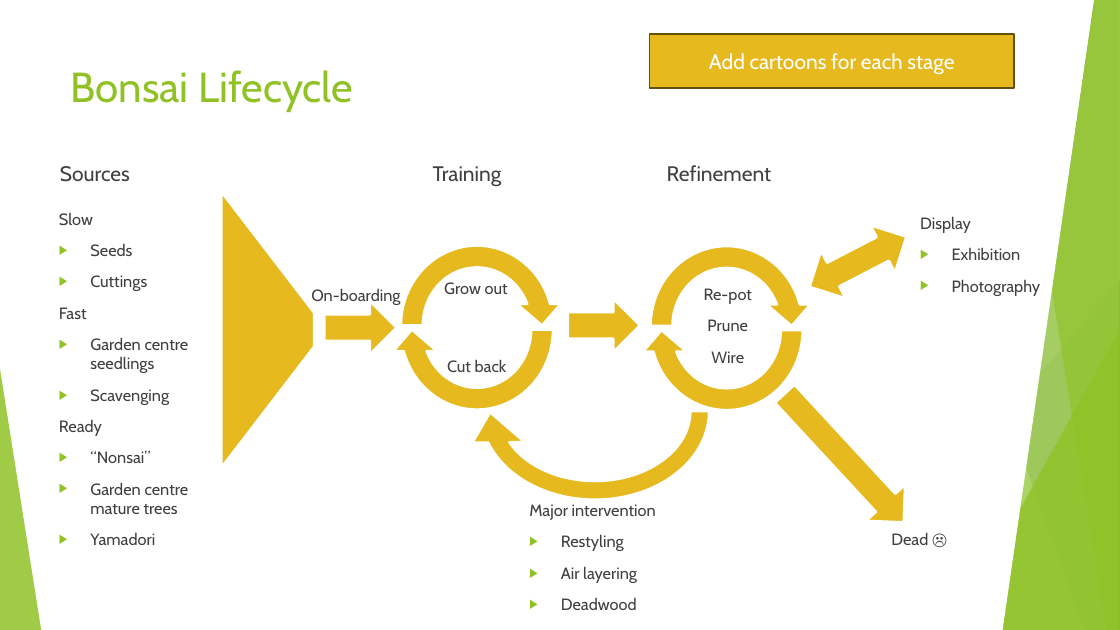
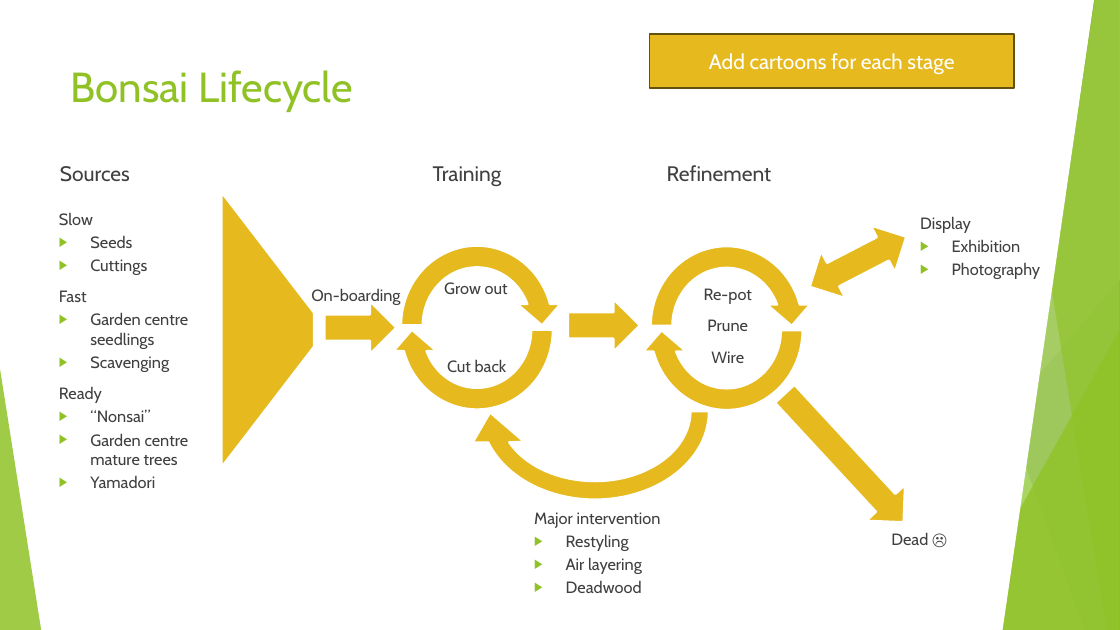
Before and after one commit to AlexLabram/Bonsai, a slide deck: slide 15 of WGCourse/Bonsai On A Budget (running).pptx. Drawn at 1120x630 pixels with LibreOffice and Linux fonts; fonts in the diff are those of the drawing. Boxes give left, top, right and bottom in pixels: in the first picture for what was removed or moved away, otherwise in the second. Text is boxed around its words. In the diff, an @@ line names an element or a change of style, - is before the commit and + after.

```diff
--- a/WGCourse/Bonsai On A Budget (running).pptx
+++ b/WGCourse/Bonsai On A Budget (running).pptx
@@ text at [90, 235, 189, 488]: less space between paragraphs @@
@@ text at [952, 239, 1041, 279]: less space between paragraphs @@
@@ text "Major intervention": place and size @@
-text "Major intervention" at [529, 504, 656, 610]
+text "Major intervention" at [534, 512, 661, 593]
@@ text at [566, 534, 642, 593]: less space between paragraphs @@
```
Also in this commit, not shown: 9 other slides changed.
